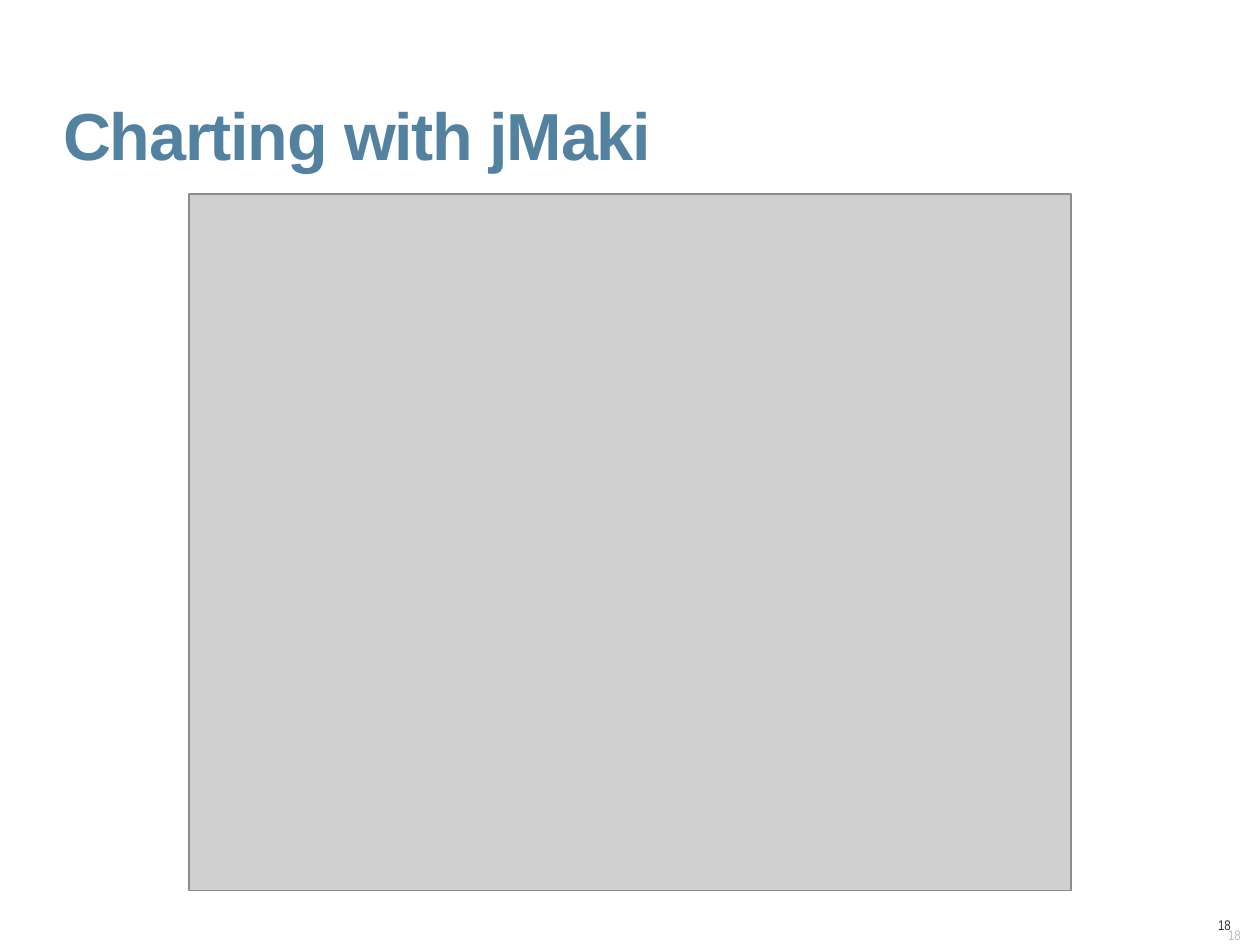
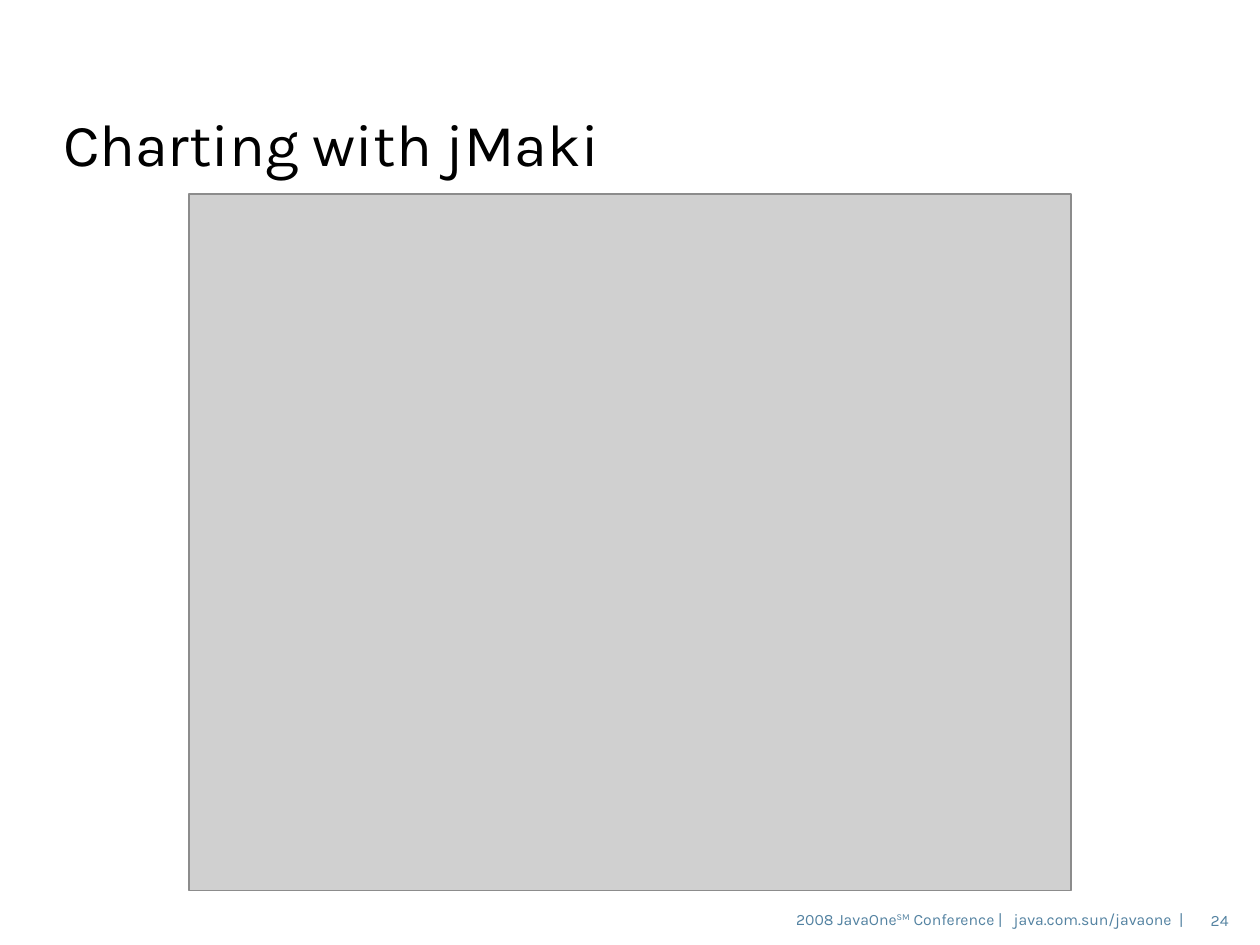
Before and after one commit to dmatej/Glassfish-SVN-Patched, a slide deck: slide 24 of v3/admingui/j1plugin/gfplugin/4520_gfplugin.odp (slide 18 before the commit). Drawn at 1260x945 pixels with LibreOffice and Linux fonts; fonts in the diff are those of the drawing; grey boxes stand for pictures; background and template pictures are left out. Boxes give left, top, right and bottom in pixels: in the first picture for what was removed or moved away, otherwise in the second. Text is boxed around its words. In the diff, an @@ line names an element or a change of style, - is before the commit and + after.

```diff
--- a/v3/admingui/j1plugin/gfplugin/4520_gfplugin.odp
+++ b/v3/admingui/j1plugin/gfplugin/4520_gfplugin.odp
@@ title "Charting with jMaki": place and size @@
-title "Charting with jMaki" at (63,112,652,173)
+title "Charting with jMaki" at (63,125,599,180)
@@ title "Charting with jMaki" at (63,125,599,180): size 38 to 34 pt, font Arial to Karla, text colour #5382A1 to #000000, letter spacing -0.7 to 0 pt, bold off; line spacing 0.9 to 0.85; vertical alignment top to middle @@
@@ text added at (796,913,1172,929), 9 pt, text #5382A1 @@
+2008 JavaOneSM Conference | java.com.sun/javaone |
@@ page number added at (1211,916,1229,926), 9 pt, text #5483A1 @@
+24
@@ page number removed at (1218,920,1231,932) @@
-18
```
Also in this commit, not shown: 27 other slides changed, 10 slides added, 1 slide removed.
